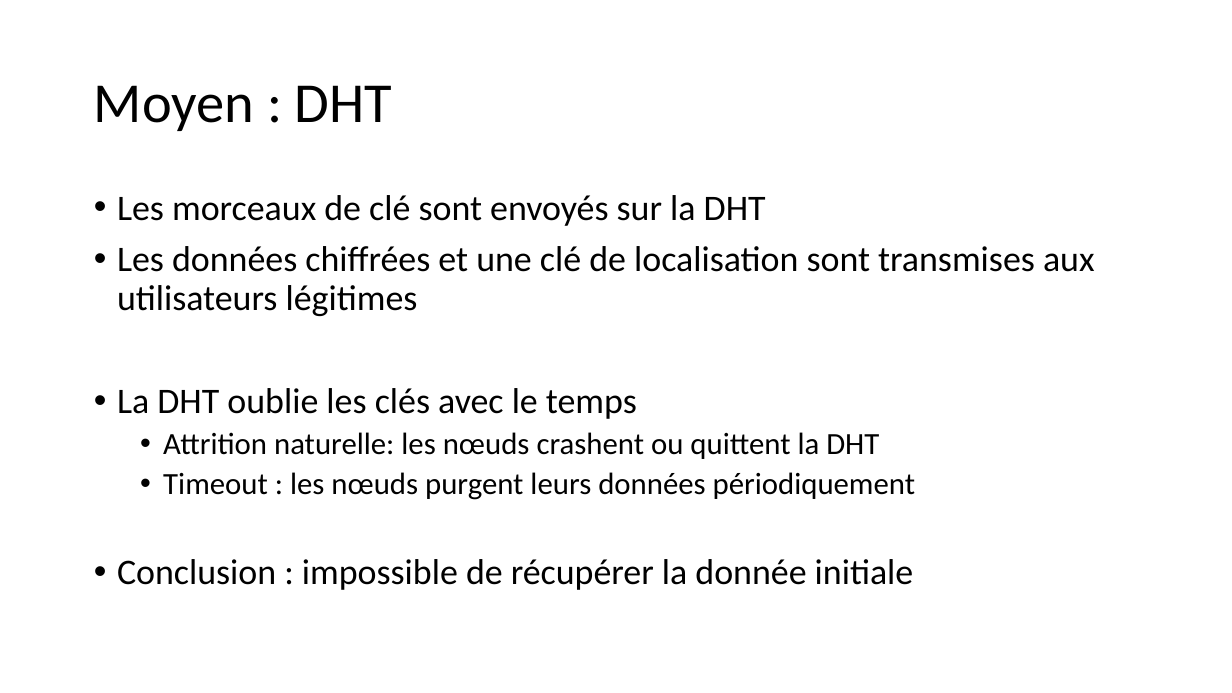
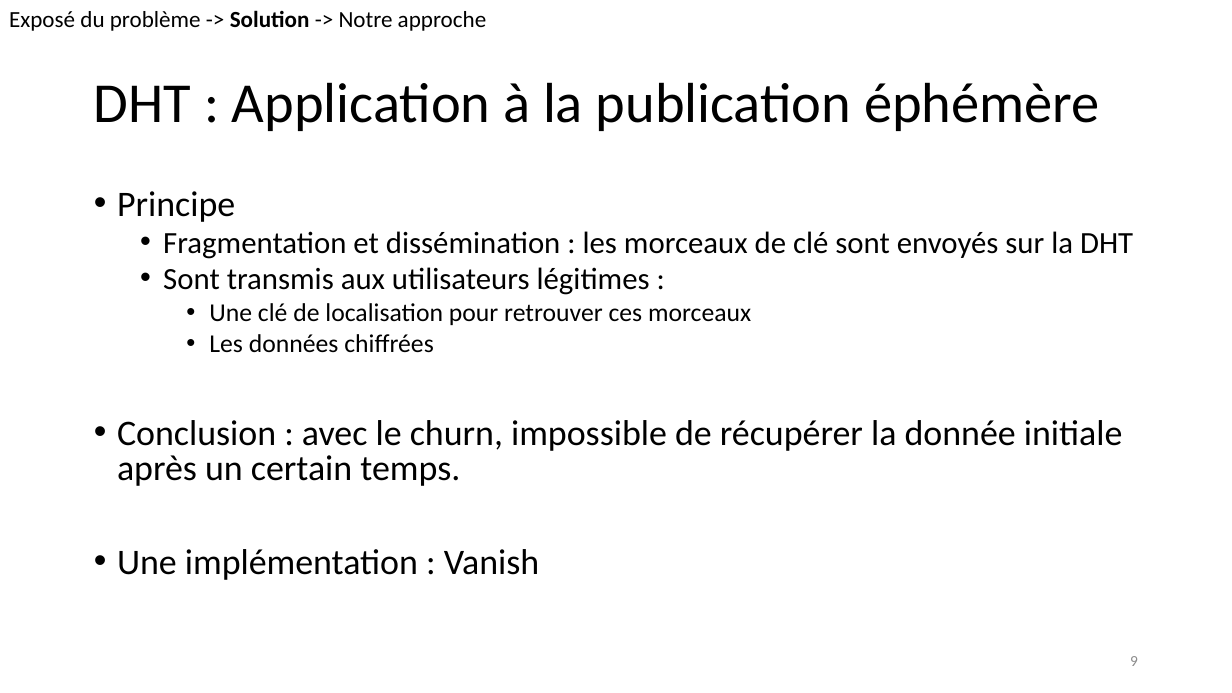
Before and after one commit to ioniATX/DHT_oblivion, a slide deck: slide 9 of présentation.pptx (slide 12 before the commit). Drawn at 1232x693 pixels with LibreOffice and Linux fonts; fonts in the diff are those of the drawing. Boxes give left, top, right and bottom in pixels: in the first picture for what was removed or moved away, otherwise in the second. Text is boxed around its words. In the diff, an @@ line names an element or a change of style, - is before the commit and + after.

```diff
--- a/présentation.pptx
+++ b/présentation.pptx
@@ text added at bbox=[9, 10, 487, 31], 18 pt, text #000000 @@
+Exposé du problème -> Solution -> Notre approche
@@ title at bbox=[94, 82, 1100, 131]: text changed @@
-Moyen : DHT
+DHT : Application à la publication éphémère
@@ text at bbox=[117, 191, 1133, 580]: text changed @@
-• Les morceaux de clé sont envoyés sur la DHT
-• Les données chiffrées et une clé de localisation sont transmises aux utilisateurs légitimes
-• La DHT oublie les clés avec le temps
-  • Attrition naturelle: les nœuds crashent ou quittent la DHT
-  • Timeout : les nœuds purgent leurs données périodiquement
-• Conclusion : impossible de récupérer la donnée initiale
+• Principe
+  • Fragmentation et dissémination : les morceaux de clé sont envoyés sur la DHT
+  • Sont transmis aux utilisateurs légitimes :
+    • Une clé de localisation pour retrouver ces morceaux
+    • Les données chiffrées
+• Conclusion : avec le churn, impossible de récupérer la donnée initiale après un certain temps.
+• Une implémentation : Vanish
@@ page number added at bbox=[1130, 656, 1138, 666], 12 pt, text #8C8C8C @@
+9
```
Also in this commit, not shown: 9 other slides changed, 8 slides added, 9 slides removed, 1 other file.
